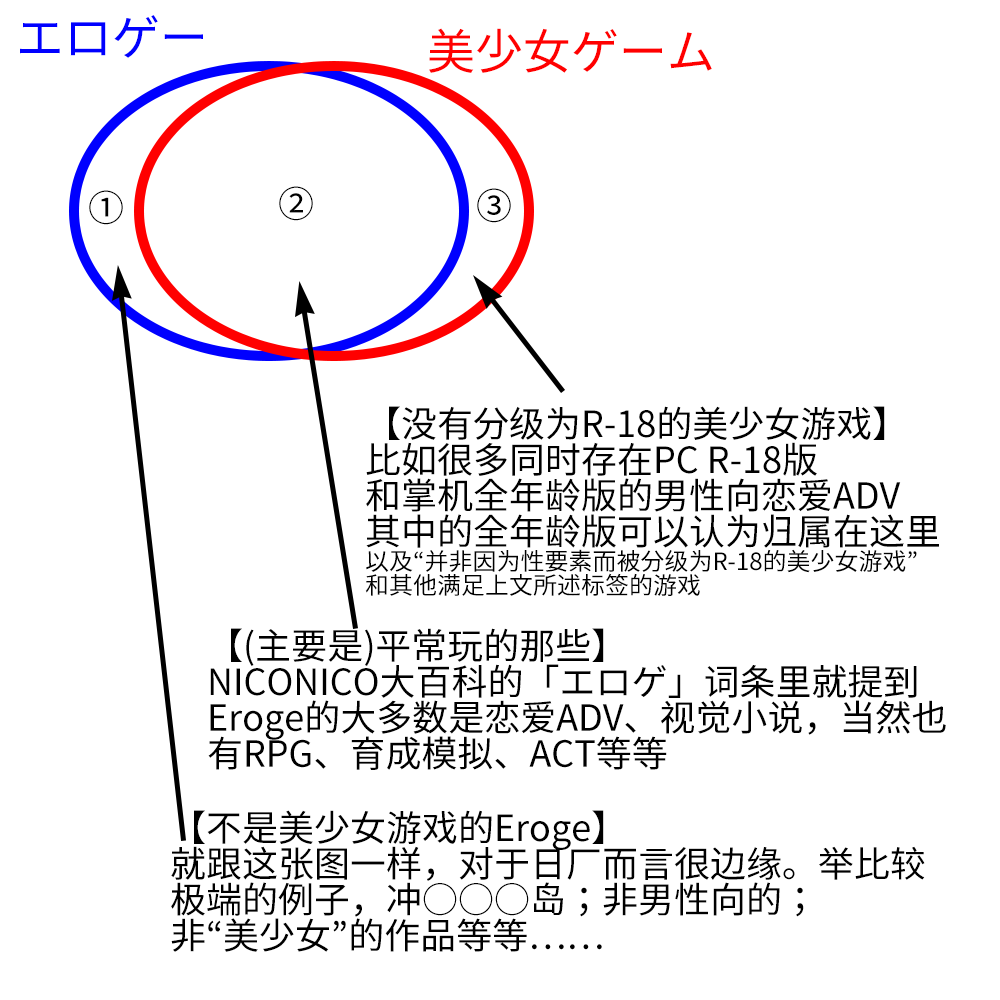
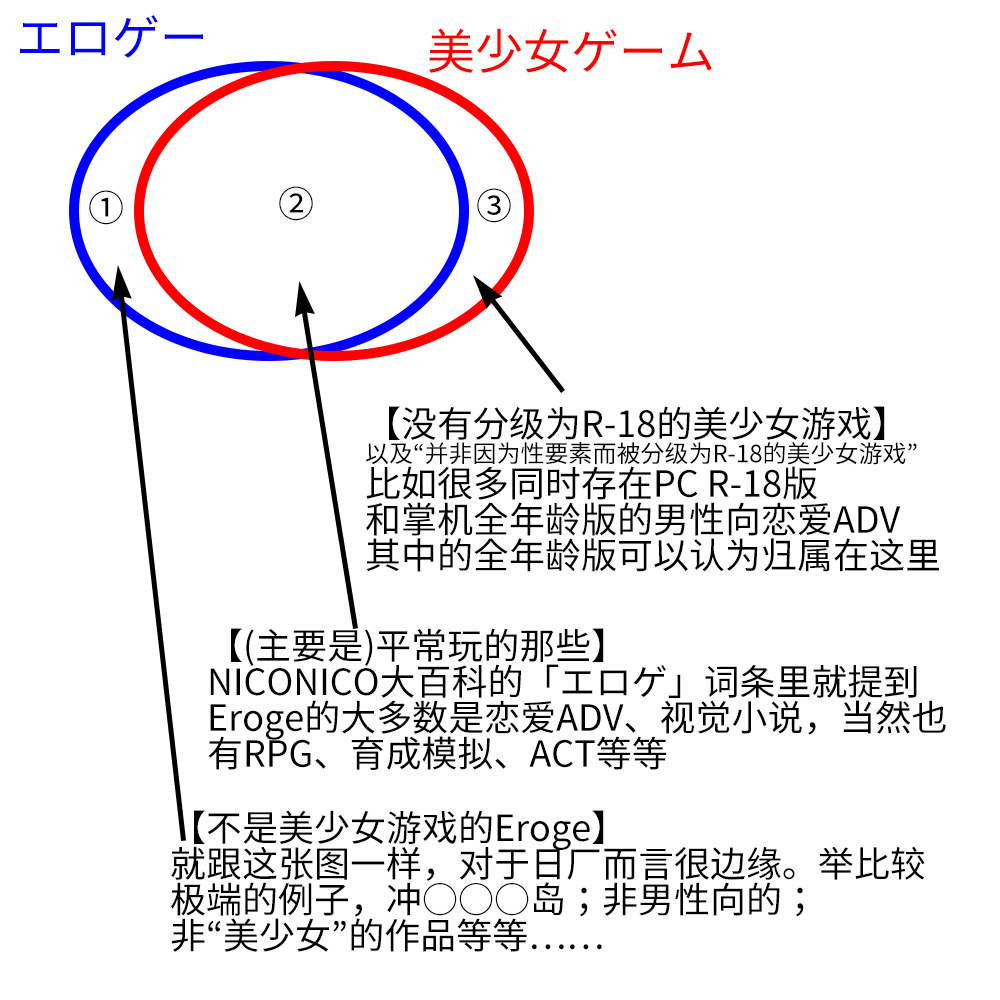
The second 1000px x 1000px image is a revision of the first. Changes to its layers:
renamed "【没有分级为R-18的美少女游戏】 比如很多同时存在PC R-18版 和掌机全年龄版的男性向恋爱ADV 其中的全年龄版可以认为" to "【没有分级为R-18的美少女游戏】 以及“并非因为性要素而被分级为R-18的美少女游戏” 比如很多同时存在PC R-18版 和", painted on it over [left=365, top=442, right=939, bottom=596]
